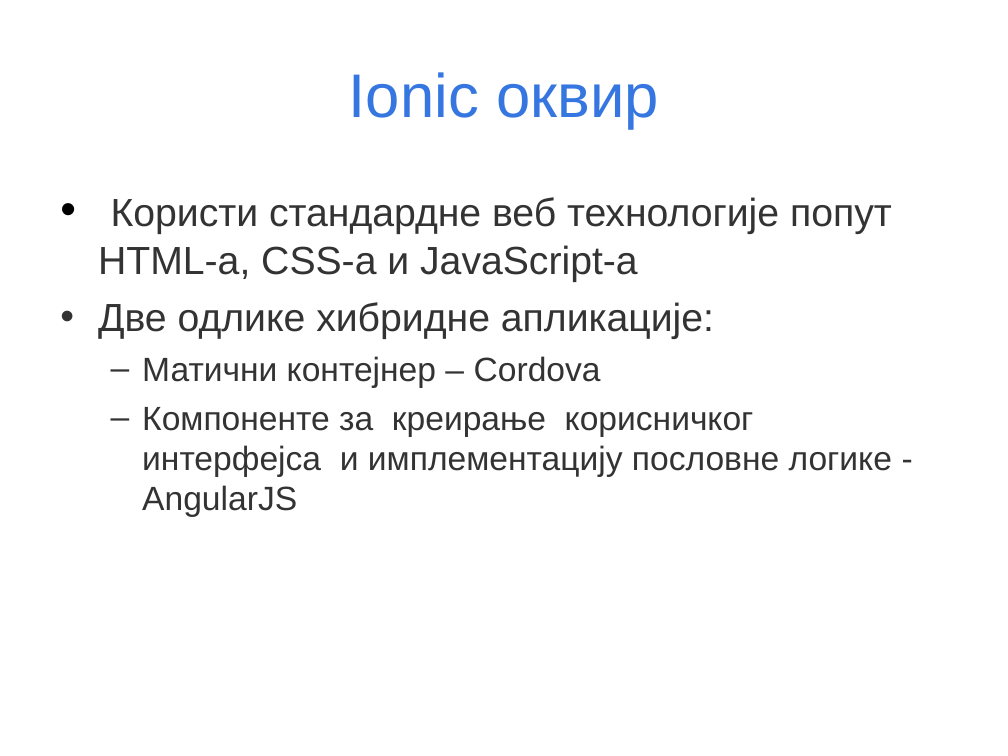
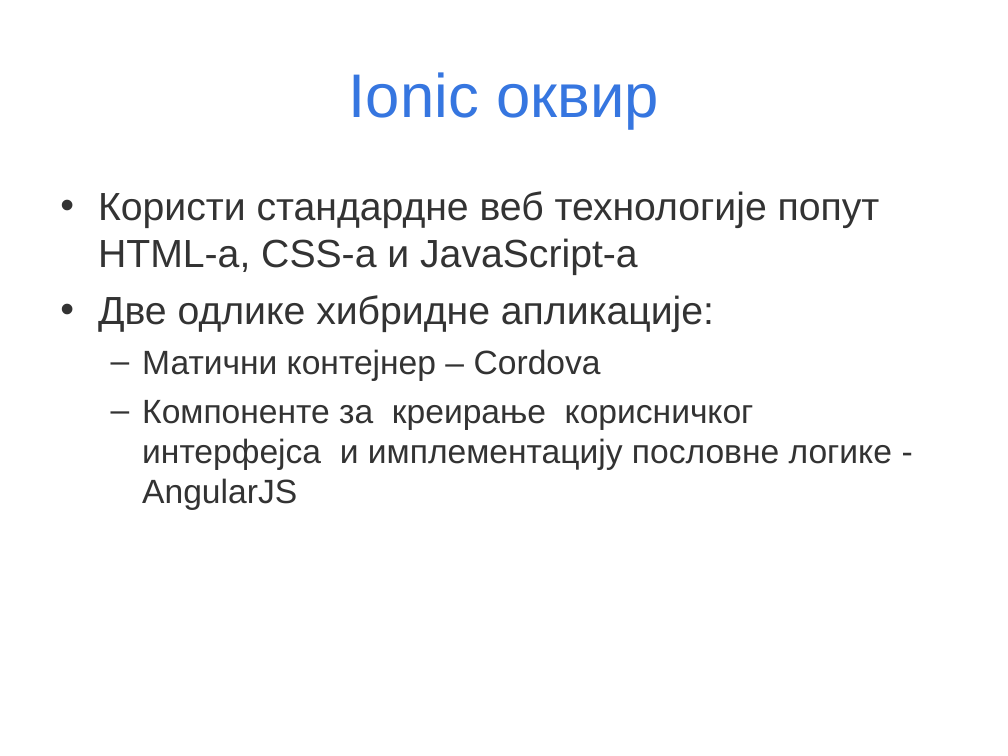
Before and after one commit to daleksic/master, a slide deck: slide 6 of prezentacija/Master rad-Dusko Aleksic.ppt. Drawn at 1008x756 pixels with LibreOffice and Linux fonts; fonts in the diff are those of the drawing. Boxes give left, top, right and bottom in pixels: in the first picture for what was removed or moved away, otherwise in the second. Text is boxed around its words. In the diff, an @@ line names an element or a change of style, - is before the commit and + after.

```diff
--- a/prezentacija/Master rad-Dusko Aleksic.ppt
+++ b/prezentacija/Master rad-Dusko Aleksic.ppt
@@ text at <box>98,191,880,275</box>: bullet colour #000000 to #333333 @@
```
Also in this commit, not shown: 1 other slide changed, 1 slide added.
